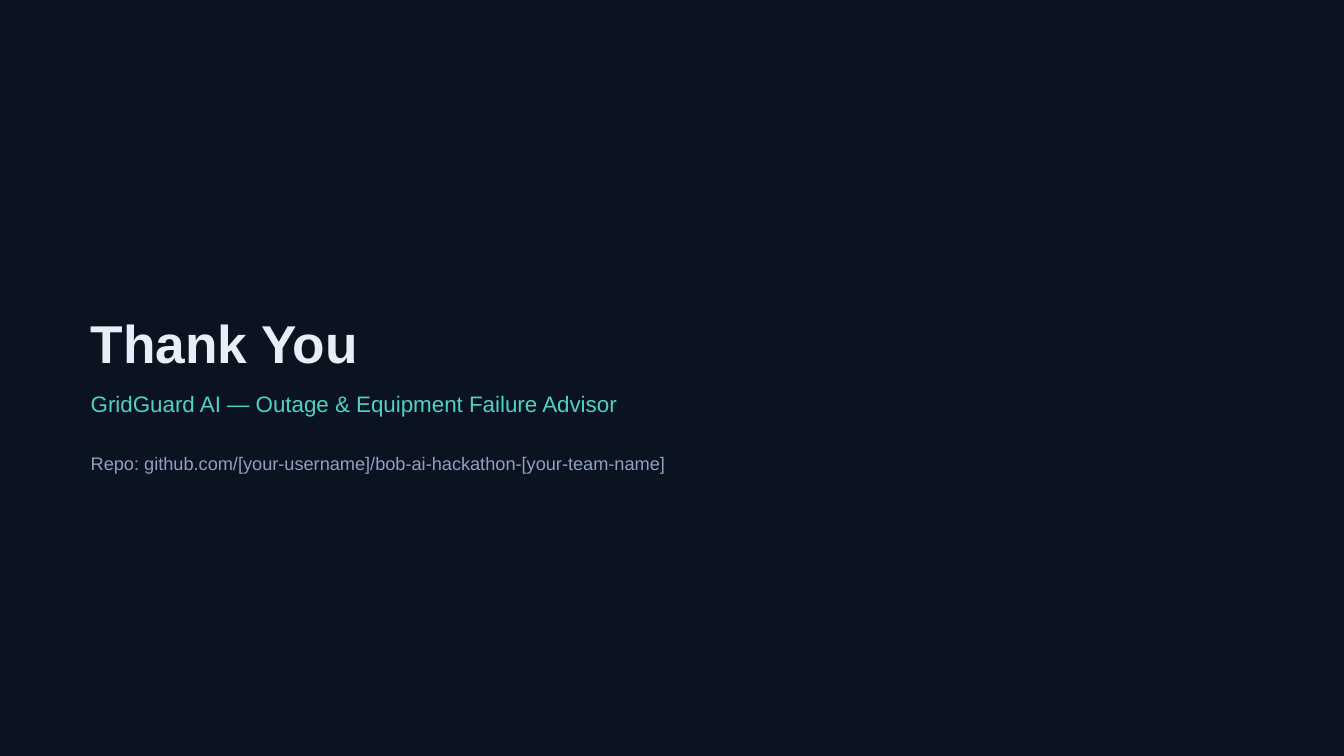
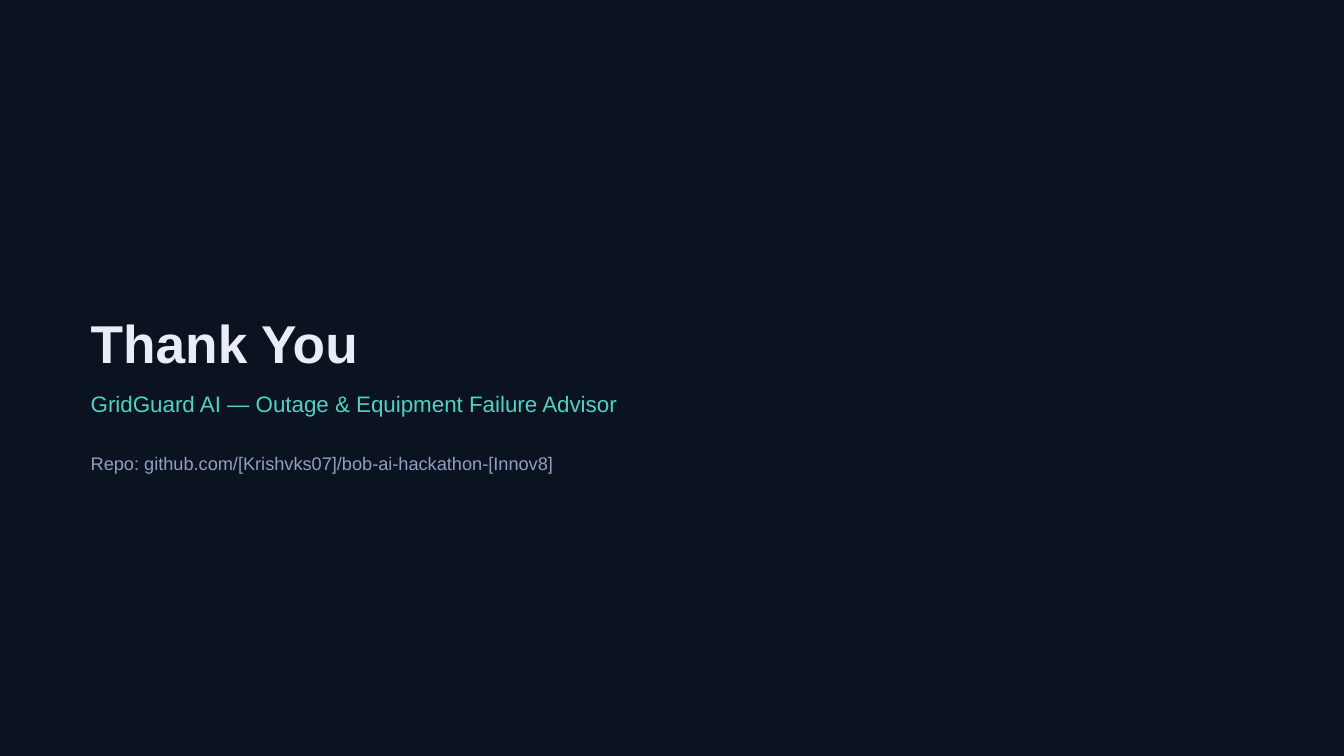
Before and after one commit to Krishvks07/bob-ai-hackathon-Innov8, a slide deck: slide 7 of presentation/slides.pptx. Drawn at 1344x756 pixels with LibreOffice and Linux fonts; fonts in the diff are those of the drawing. Boxes give left, top, right and bottom in pixels: in the first picture for what was removed or moved away, otherwise in the second. Text is boxed around its words. In the diff, an @@ line names an element or a change of style, - is before the commit and + after.

```diff
--- a/presentation/slides.pptx
+++ b/presentation/slides.pptx
@@ text at (91,457,553,474): text changed @@
-Repo: github.com/[your-username]/bob-ai-hackathon-[your-team-name]
+Repo: github.com/[Krishvks07]/bob-ai-hackathon-[Innov8]
```
Also in this commit, not shown: 1 other slide changed.
